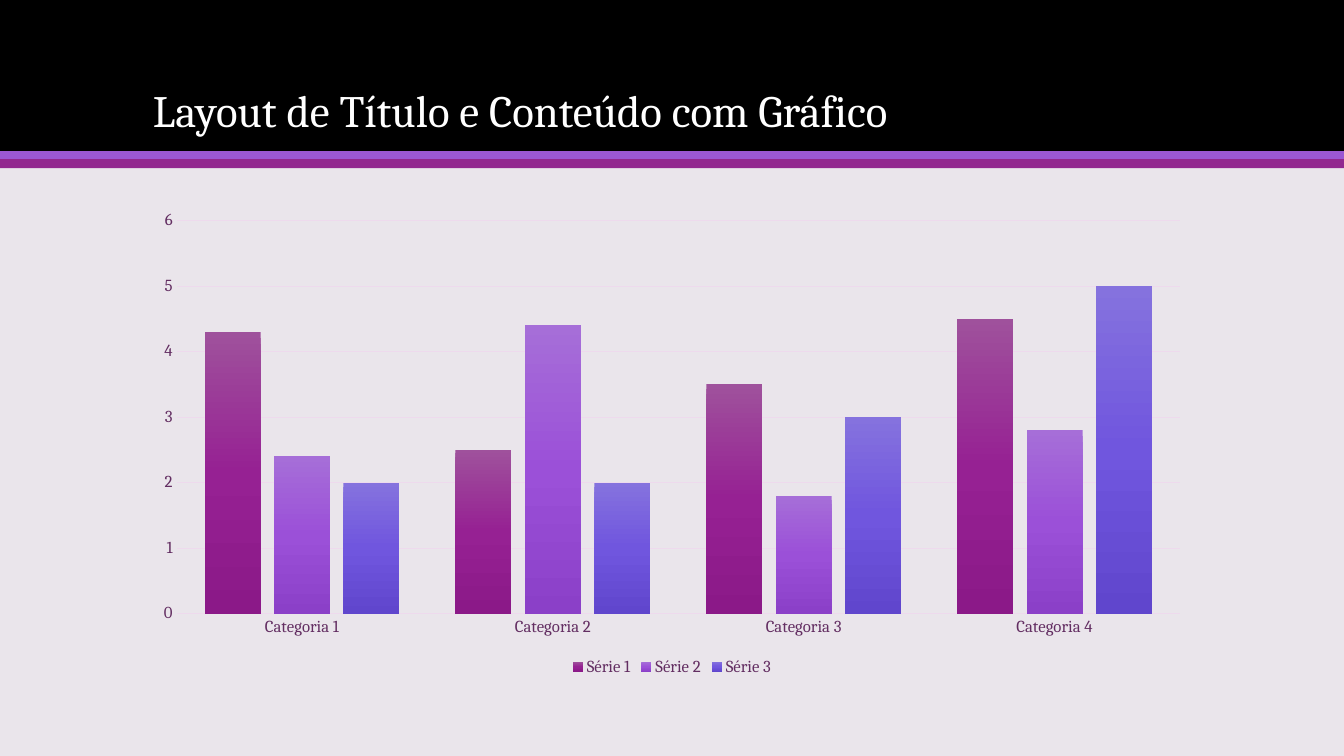
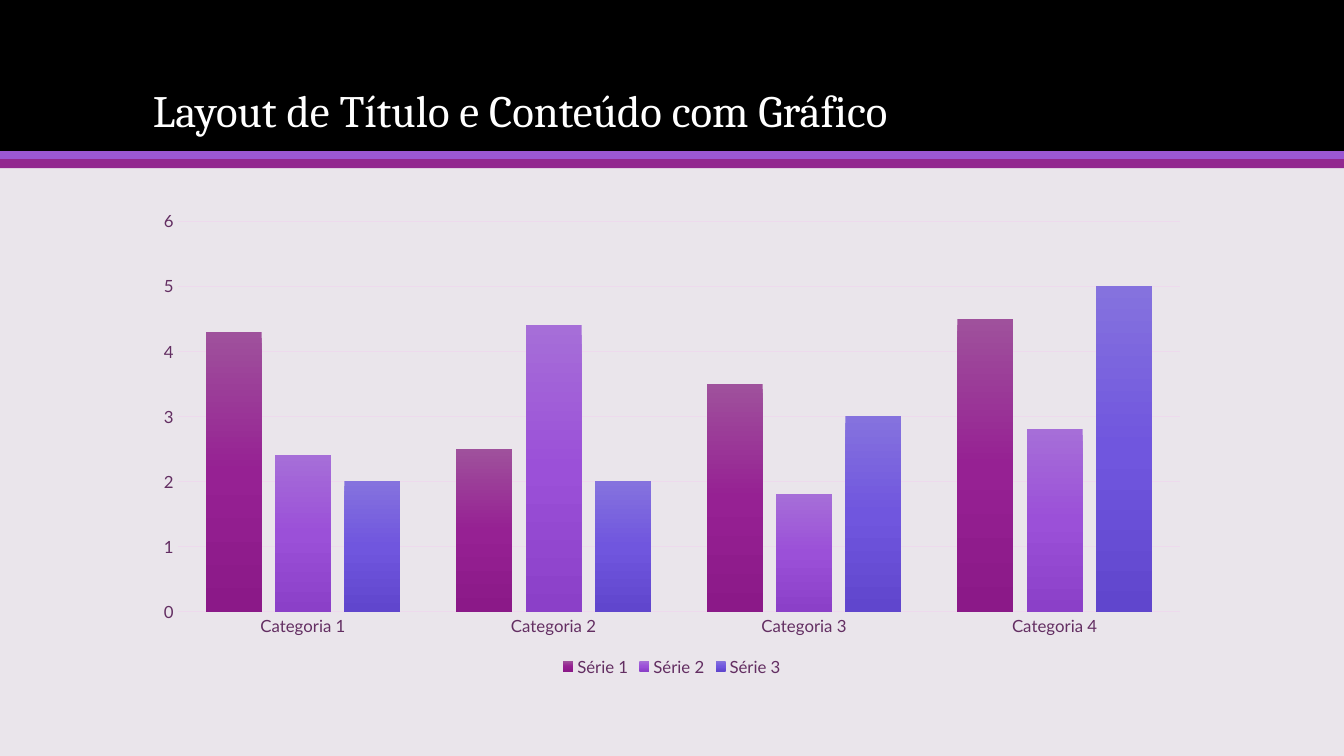
Before and after one commit to davidallysson/minicurso-bootstrap, a slide deck: slide 8 of Desenvolvendo Sites Responsivos com Bootstrap 4.pptx. Drawn at 1344x756 pixels with LibreOffice and Linux fonts; fonts in the diff are those of the drawing. Boxes give left, top, right and bottom in pixels: in the first picture for what was removed or moved away, otherwise in the second. Text is boxed around its words. In the diff, an @@ line names an element or a change of style, - is before the commit and + after.

```diff
--- a/Desenvolvendo Sites Responsivos com Bootstrap 4.pptx
+++ b/Desenvolvendo Sites Responsivos com Bootstrap 4.pptx
@@ column chart at box(143, 202, 1202, 681) @@
@@ legend changed @@
@@ category axis changed @@
@@ value axis changed @@
@@ lettering changed @@
```
Also in this commit, not shown: 1 other slide changed, 1 other file.
